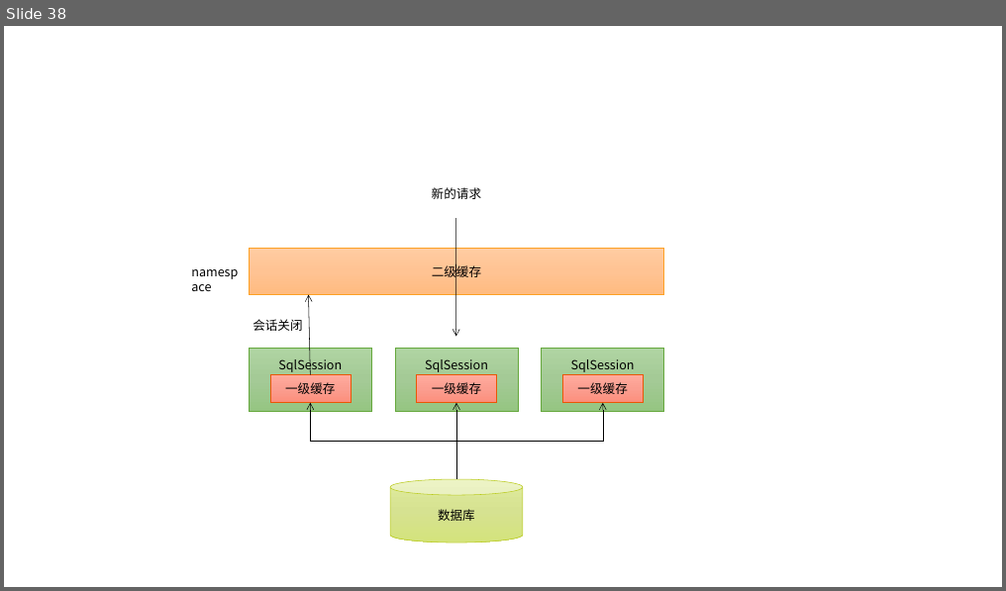
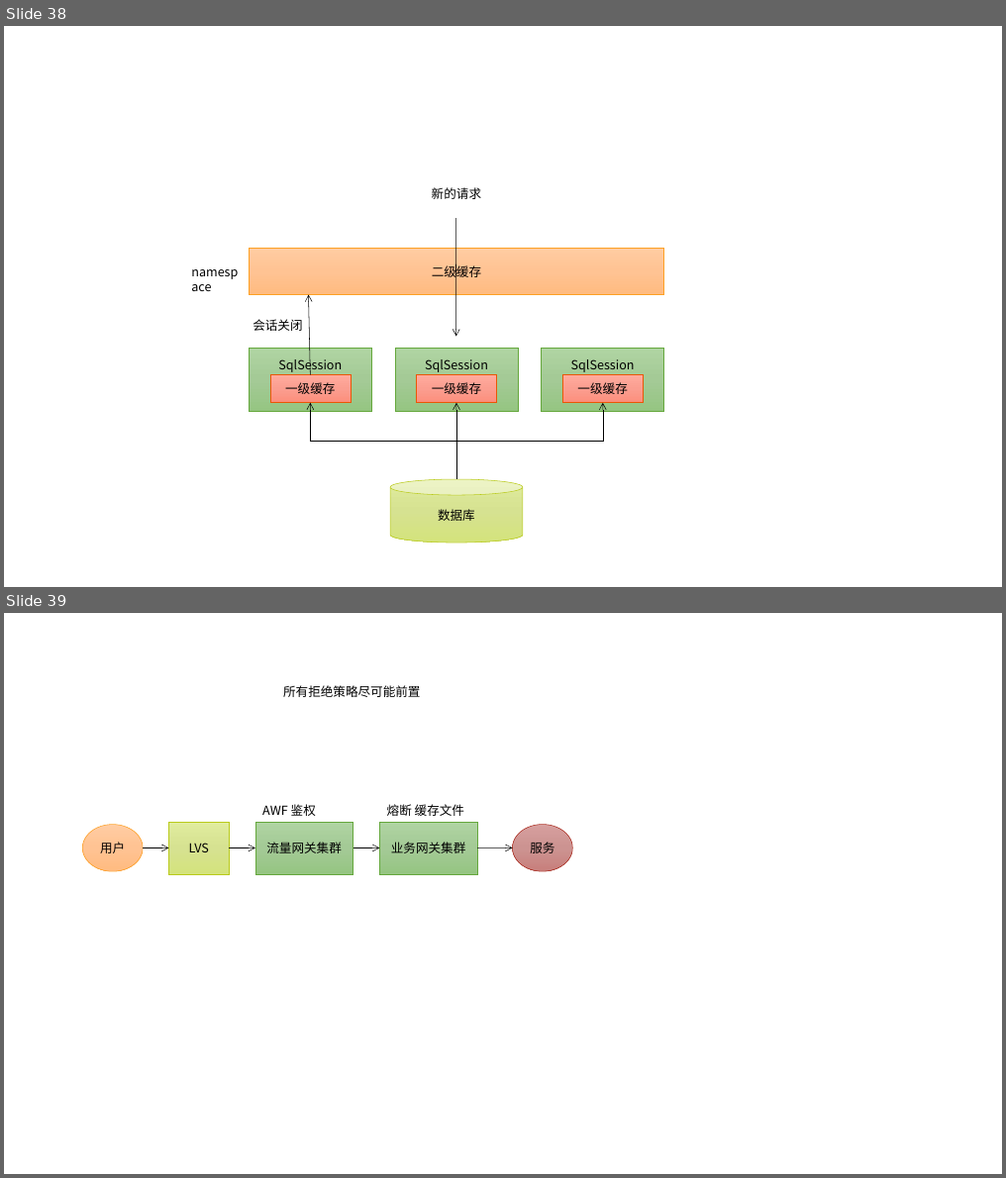
Before and after one commit to rkzlym/keith-book, a slide deck: docs/Image.pptx. Shown one above the other, each under a label of ours: slide 38 before the commit, slides 38 and 39 after it. The pictures are 1006x591 and 1006x1178 pixels, drawn with LibreOffice and Linux fonts; fonts in the diff are those of the drawing. Boxes give left, top, right and bottom in pixels: in the first picture for what was removed or moved away, otherwise in the second. Text is boxed around its words. In the diff, an @@ line names an element or a change of style, - is before the commit and + after.

```diff
--- a/docs/Image.pptx
+++ b/docs/Image.pptx
@@ slide 39 added at (x1=4, y1=613, x2=1002, y2=1174), background #FFFFFF @@
@@ text added at (x1=283, y1=685, x2=420, y2=697), 12 pt, text #000000 @@
+所有拒绝策略尽可能前置
@@ text added at (x1=262, y1=804, x2=316, y2=816), 12 pt, text #000000 @@
+AWF 鉴权
@@ text added at (x1=387, y1=804, x2=464, y2=816), 12 pt, text #000000 @@
+熔断 缓存文件
@@ ellipse added at (x1=82, y1=825, x2=143, y2=872), fill gradient #FFCDA3 to #FFC494 to #FFBC81, outline #FDA023 0.5 pt, 12 pt, text #000000 @@
+用户
@@ arrow added from (143, 848) to (168, 848), #000000 0.5 pt @@
@@ rectangle added at (x1=168, y1=822, x2=229, y2=874), fill gradient #E1ED9E to #D6E391 to #D5E47C, outline #B9CA1A 0.5 pt, 12 pt, text #000000 @@
+LVS
@@ arrow added from (229, 848) to (255, 848), #000000 0.5 pt @@
@@ rectangle added at (x1=255, y1=822, x2=353, y2=874), fill gradient #B0D4A3 to #A4CA96 to #95C683, outline #64A73B 0.5 pt, 12 pt, text #000000 @@
+流量网关集群
@@ arrow added from (352, 848) to (380, 848), #000000 0.5 pt @@
@@ rectangle added at (x1=380, y1=822, x2=478, y2=874), fill gradient #B0D4A3 to #A4CA96 to #95C683, outline #64A73B 0.5 pt, 12 pt, text #000000 @@
+业务网关集群
@@ arrow added from (477, 848) to (512, 848), #000000 0.5 pt @@
@@ ellipse added at (x1=512, y1=825, x2=572, y2=872), fill gradient #D7A09E to #CC9391 to #C97F7D, outline #AA2B1E 0.5 pt, 12 pt, text #000000 @@
+服务
```
Also in this commit, not shown: 2 other slides added, 11 other files.
